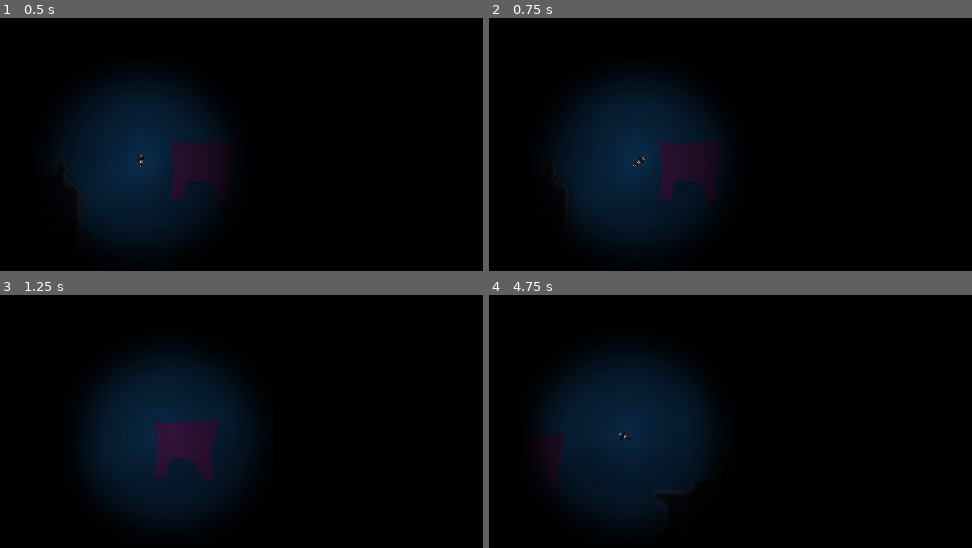
Above: before the commit, frames 1-4 (two rows, left to right).
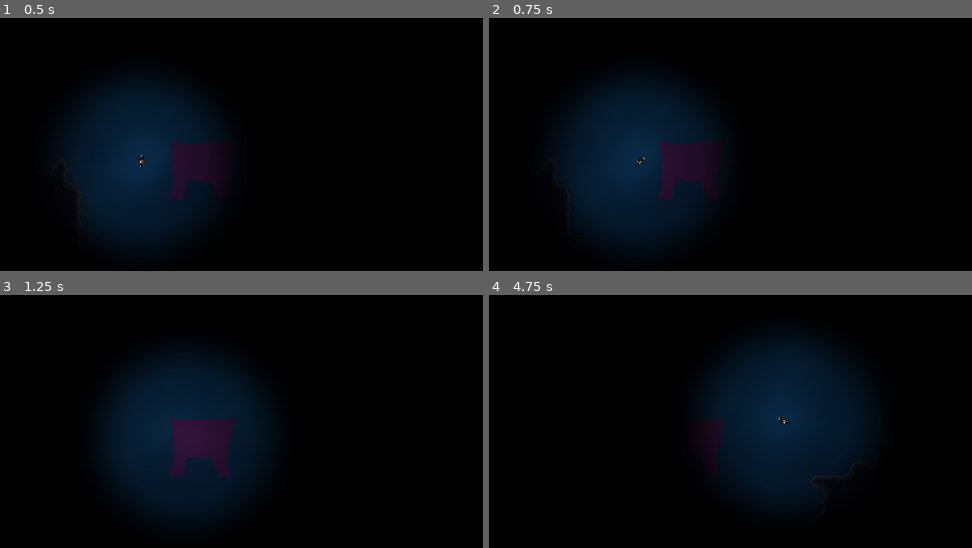
Above: after the commit, the same moments.

Repository: VoidCast00/GameJam_2026
Game: Godot game, scene res://scenes/caveEnviroment/cave_enviroment.tscn
Two runs of this game, one before a commit and one after it. Both use one fixed random seed, a clock stepped at 60 frames per second and the inputs below. This scene is started directly instead of the project's main scene.
Inputs (mouse positions are in pixels of both pictures, inside the frame that each line leads up to):
- Up to frame 1 (0.5 s): no input
- Up to frame 2 (0.75 s): tap Enter at 0.5 s; move the mouse to (807, 141) at 0.52 s; hold D (right) from 0.53 s (still down); tap E (action) at 0.6 s
- Up to frame 3 (1.25 s): keep holding D (right); tap W (jump) at 0.77 s
- Up to frame 4 (4.75 s): move the mouse to (outside the picture) at 1.27 s; click (outside the picture) at 1.35 s; tap W (jump) at 1.52, 3.02, 3.77, 4.52 s; move the mouse to (711, 340) at 2.02 s; release D (right) at 2.03 s; hold A (left) 2.03-2.78 s; tap E (action) at 2.1, 3.6 s; move the mouse to (590, 530) at 2.77 s; hold D (right) 2.78-4.28 s; click (590, 530) at 2.85 s; move the mouse to (870, 507) at 3.52 s; move the mouse to (outside the picture) at 4.27 s; hold A (left) from 4.28 s (still down); click (outside the picture) at 4.35 s

Frame 1 is identical in both runs. In frame 2, less than 0.1% of the frame differs, in the area x 29-41%, y 48-72%; in frame 3, 2.0%; in frame 4, 32%, in the area x 10-79%, y 17-89%.
Error after the commit: Invalid access to property or key 'material' on a base object of type 'null instance'. (res://scenes/caveEnviroment/subpixelCamera.gd:17)

Commit message:
TrueSubpixel camera

Diff:
--- a/scenes/caveEnviroment/cave_enviroment.tscn
+++ b/scenes/caveEnviroment/cave_enviroment.tscn
@@ -614,6 +614,7 @@
 [node name="PointLight2D" type="PointLight2D" parent="Static/Cave" unique_id=413666573]
 
 [node name="OresTilemap" type="TileMapLayer" parent="Static" unique_id=46205129]
+texture_filter = 1
 tile_set = SubResource("TileSet_pd0ml")
 
 [node name="WorldGenerator" type="Node" parent="Static" unique_id=85954663 node_paths=PackedStringArray("caveTilemap", "oreTilemap", "transport")]
--- a/scenes/caveEnviroment/subpixelCamera.gd
+++ b/scenes/caveEnviroment/subpixelCamera.gd
@@ -1,4 +1,6 @@
 extends Camera2D
+
+var actualCamPos:Vector2
 
 @export var player:Player
 # Called when the node enters the scene tree for the first time.
@@ -8,4 +10,10 @@
 
 # Called every frame. 'delta' is the elapsed time since the previous frame.
 func _process(delta: float) -> void:
-	position = position.lerp(player.position, delta * 5)
+	actualCamPos = actualCamPos.lerp(player.global_position, delta * 5)
+
+	var camSubPixelOffset = actualCamPos.round() - actualCamPos
+
+	self.get_parent().get_parent().get_parent().get_parent().material.set_shader_parameter("cam_offset", camSubPixelOffset)
+
+	global_position = actualCamPos.round()
--- /dev/null
+++ b/scenes/main/PixelPerfect.gdshader
@@ -0,0 +1,16 @@
+shader_type canvas_item;
+
+uniform vec2 cam_offset  = vec2(0.0,0.0);
+
+void vertex() {
+	VERTEX += cam_offset;
+}
+
+void fragment() {
+	// Called for every pixel the material is visible on.
+}
+
+//void light() {
+//	// Called for every pixel for every light affecting the CanvasItem.
+//	// Uncomment to replace the default light processing function with this one.
+//}
--- a/scenes/main/game.tscn
+++ b/scenes/main/game.tscn
@@ -1,20 +1,28 @@
 [gd_scene format=3 uid="uid://dxxby0mufpujj"]
 
 [ext_resource type="PackedScene" uid="uid://ba7vddmnq4tp" path="res://scenes/caveEnviroment/cave_enviroment.tscn" id="1_e3dby"]
+[ext_resource type="Shader" uid="uid://4o44qqvquetx" path="res://scenes/main/PixelPerfect.gdshader" id="1_gf1f2"]
 [ext_resource type="Script" uid="uid://ccoeuwkyb0cbq" path="res://scenes/main/gameHandler.gd" id="2_e3dby"]
 [ext_resource type="PackedScene" uid="uid://fm42lqidpgmx" path="res://scenes/ui/mainMenu/mainMenu.tscn" id="4_gf1f2"]
 [ext_resource type="PackedScene" uid="uid://bp55nk6o06xuj" path="res://scenes/shopEnviroment/shop.tscn" id="4_gsayk"]
 
+[sub_resource type="ShaderMaterial" id="ShaderMaterial_uaush"]
+shader = ExtResource("1_gf1f2")
+shader_parameter/cam_offset = Vector2(0, 0)
+
 [node name="Game" type="Node2D" unique_id=1476364967]
 
 [node name="SubViewportContainer" type="SubViewportContainer" parent="." unique_id=1451652045]
-offset_right = 640.0
-offset_bottom = 360.0
+material = SubResource("ShaderMaterial_uaush")
+offset_left = -4.0
+offset_top = -4.0
+offset_right = 638.0
+offset_bottom = 358.0
 scale = Vector2(3, 3)
 
 [node name="SubViewport" type="SubViewport" parent="SubViewportContainer" unique_id=1128228576]
 handle_input_locally = false
-size = Vector2i(640, 360)
+size = Vector2i(642, 362)
 render_target_update_mode = 4
 
 [node name="UI" type="Control" parent="." unique_id=383421448]
--- a/scenes/shopEnviroment/shop.tscn
+++ b/scenes/shopEnviroment/shop.tscn
@@ -30,7 +30,7 @@
 
 [node name="CustomPlayer" type="CharacterBody2D" parent="." unique_id=1560269461]
 z_index = 2
-position = Vector2(-1296, 438)
+position = Vector2(-1302, 648)
 collision_mask = 6
 script = ExtResource("1_ry6u4")
 
@@ -42,9 +42,10 @@
 shape = SubResource("CapsuleShape2D_528fk")
 
 [node name="Camera2D" type="Camera2D" parent="CustomPlayer" unique_id=190721130]
-offset = Vector2(0, -200)
-zoom = Vector2(1.2, 1.2)
+texture_filter = 1
+zoom = Vector2(0.6, 0.6)
 position_smoothing_enabled = true
+position_smoothing_speed = 10.0
 
 [node name="Floor" type="StaticBody2D" parent="." unique_id=630826328]
 position = Vector2(27, 760)
@@ -121,13 +122,13 @@
 anchor_top = 0.5
 anchor_right = 0.5
 anchor_bottom = 0.5
-offset_left = -20.0
-offset_top = -11.5
-offset_right = 20.0
-offset_bottom = 11.5
+offset_left = -135.47253
+offset_top = -34.5
+offset_right = 135.47241
+offset_bottom = 34.5
 grow_horizontal = 2
 grow_vertical = 2
-theme_override_font_sizes/font_size = 200
+theme_override_font_sizes/font_size = 50
 text = "LOADING..."
 
 [node name="BackgroundmusicHandler" type="Node" parent="." unique_id=884699706]
@@ -142,6 +143,7 @@
 mix_target = 1
 
 [node name="Sprite2D" type="Sprite2D" parent="." unique_id=993751961]
+texture_filter = 1
 position = Vector2(-978, 439)
 scale = Vector2(7, 7)
 texture = ExtResource("9_uaush")
Not shown, added: scenes/main/PixelPerfect.gdshader.uid
